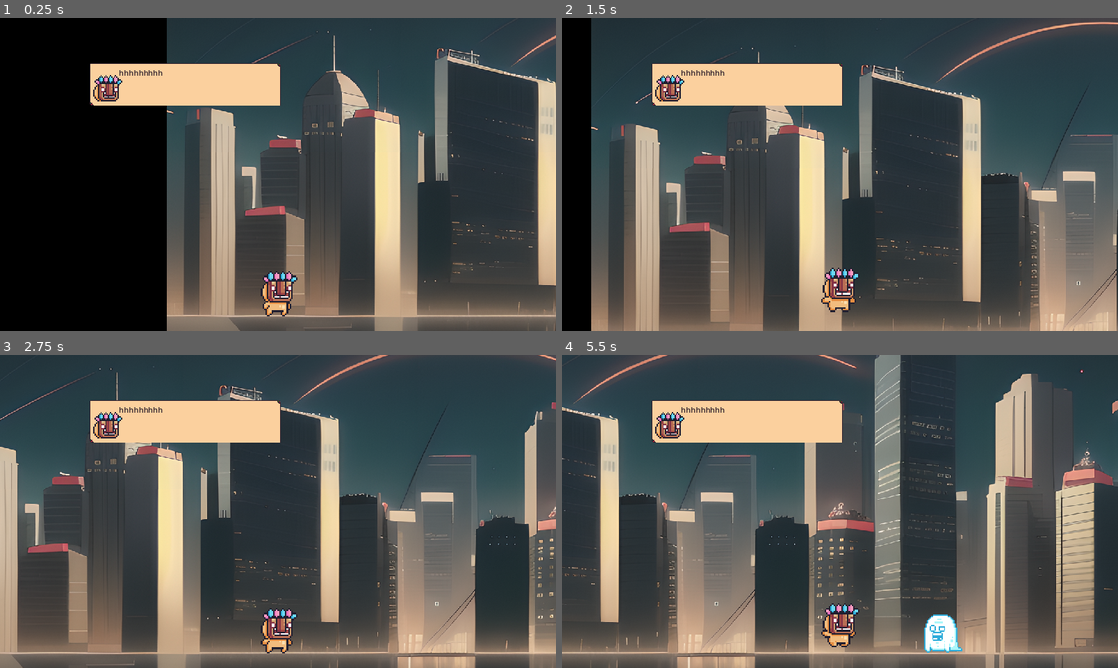
Above: before the commit, frames 1-4 (two rows, left to right).
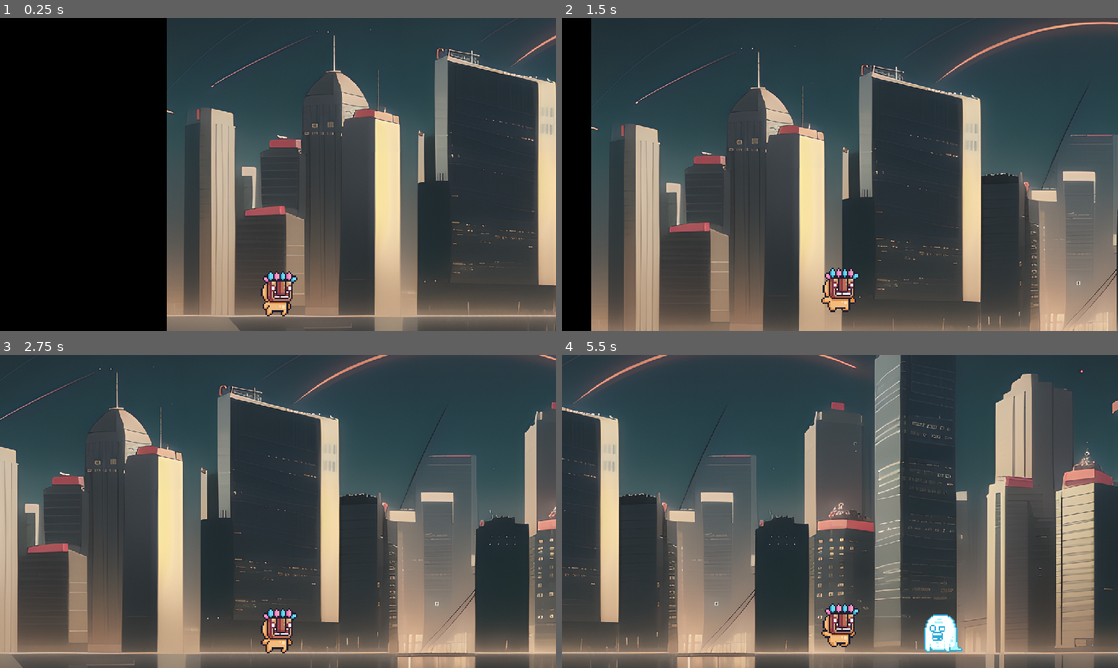
Above: after the commit, the same moments.

Repository: H0a1r1u5/game-project
Game: Godot game, scene res://scenes/starting.tscn
The game is run twice, just before and just after one commit, with the same random seed, the same clock (stepped at 60 frames per second) and the same inputs. This scene is started directly instead of the project's main scene.
Inputs:
- Up to frame 1 (0.25 s): no input
- Up to frame 2 (1.5 s): tap Enter (ui_accept) at 0.5, 1.35 s; hold Enter (ui_accept) 0.53-1.28 s; hold Right (right) from 0.53 s (still down); tap Space (jump) at 0.77 s
- Up to frame 3 (2.75 s): tap Space (jump) at 1.52 s; release Right (right) at 2.03 s; hold A (left) from 2.03 s (still down); hold Enter (ui_accept) from 2.03 s (still down)
- Up to frame 4 (5.5 s): release A (left) at 2.78 s; release Enter (ui_accept) at 2.78 s; hold Right (right) 2.78-4.28 s; tap Enter (ui_accept) at 2.85, 4.35 s; tap Space (jump) at 3.02, 3.77, 4.52 s; hold Enter (ui_accept) 3.53-4.28 s; hold A (left) 4.28-5.03 s; hold Right (right) from 5.03 s (still down); hold Enter (ui_accept) from 5.03 s (still down)

The runs differ from the first frame. In frame 1, 4.6% of the frame differs, in the area x 16-51%, y 14-28%; in frame 2, 4.6%; in frame 3, 4.6%; in frame 4, 4.7%.
Error before the commit: Parse Error: Preload file "res://scenes/mainaveter.png" does not exist. (res://scenes/Codes/dialouagebox.gd:4)

Commit message:
Fixed dialogue

Diff:
--- /dev/null
+++ b/scenes/Codes/actionable.gd
@@ -0,0 +1,10 @@
+extends Area2D
+
+
+@export var dialogue : Node
+
+
+func _player_entered(body):
+	if body.has_meta("player"):
+		print("yep")
+		dialogue.start_dialogue()
--- a/scenes/Codes/dialouagebox.gd
+++ b/scenes/Codes/dialouagebox.gd
@@ -1,45 +1,51 @@
 extends CanvasLayer
 
 const AVATER_MAP = {
-	"main": preload("res://scenes/mainaveter.png"),
-	"ghost": preload("res://scenes/ghostavater.png")
+	"main": preload("res://scenes/assets/mainaveter.png"),
+	"ghost": preload("res://scenes/assets/ghostavater.png")
 }
 
 var dialogues = []
 var current = 0
 
 @onready var constant = $content
-@onready var avater = $Avater
+@onready var avater = $content/Avatar
 
 func _ready():
 	hide_dialogue_box()
-	show_dialogue_box([
-		{avatar="ghost", text="So, you've made it. Impressive... but pointless. You think you’ll find answers here?That you’ll recover what was lost? You’re only running from the truth."},
-		{avatar="main", text= "Who are you? What do you want from me?"},
-		{avatar="ghost", text= "I am you.
-(a mocking smile forms as it circles her slowly, its voice growing darker)
- I am the part of you that you refuse to see—the doubt, the guilt, the fear you try so hard to bury. Do you really think piecing together these silly fragments will fix everything?
-		"},
-		{avatar="main", text="I’m not afraid of the truth! I need to remember! My family is important to me!"}
-		])
 
 
 func _unhandled_input(event):
 	if event.is_action_pressed("ui_accept"):
-		if current + 1 < dialogue.size():
+		if current + 1 < dialogues.size():
 			_show_dialogue(current + 1)
 		else:
 			hide_dialogue_box()
-		get_tree().set_input_as_handled()
 
 func show_dialogue_box(_dialogue):
-	dialogues = _dialogues
-	content.show()
+	dialogues = _dialogue
+	constant.show()
 	_show_dialogue(0)
 
+
+
+func hide_dialogue_box():
+	constant.hide()
 
 func _show_dialogue(index):
 	current = index
 	var dialogue = dialogues[current]
-	content.text = dialogue.text
+	constant.text = dialogue.text
 	avater.texture = AVATER_MAP[dialogue.avatar]
+
+
+func start_dialogue():
+	show_dialogue_box([
+	{avatar="ghost", text="So, you've made it. Impressive... but pointless. You think you’ll find answers here?That you’ll recover what was lost? You’re only running from the truth."},
+	{avatar="main", text= "Who are you? What do you want from me?"},
+	{avatar="ghost", text= "I am you.
+(a mocking smile forms as it circles her slowly, its voice growing darker)
+I am the part of you that you refuse to see—the doubt, the guilt, the fear you try so hard to bury. Do you really think piecing together these silly fragments will fix everything?
+	"},
+	{avatar="main", text="I’m not afraid of the truth! I need to remember! My family is important to me!"}
+	])
--- /dev/null
+++ b/scenes/actionable.tscn
@@ -0,0 +1,15 @@
+[gd_scene load_steps=3 format=3 uid="uid://brf7ehpcl33fq"]
+
+[ext_resource type="Script" path="res://scenes/Codes/actionable.gd" id="1_p8w8k"]
+
+[sub_resource type="CircleShape2D" id="CircleShape2D_ab0l1"]
+radius = 55.0
+
+[node name="Area2D" type="Area2D"]
+position = Vector2(204, 493)
+script = ExtResource("1_p8w8k")
+
+[node name="CollisionShape2D" type="CollisionShape2D" parent="."]
+shape = SubResource("CircleShape2D_ab0l1")
+
+[connection signal="body_entered" from="." to="." method="_player_entered"]
--- a/scenes/main character.tscn
+++ b/scenes/main character.tscn
@@ -337,6 +337,7 @@
 [node name="CharacterBody2D" type="CharacterBody2D"]
 position = Vector2(23, 13)
 script = ExtResource("1_64xl3")
+metadata/player = true
 
 [node name="Sprite2D" type="AnimatedSprite2D" parent="."]
 texture_filter = 1
--- a/scenes/starting.tscn
+++ b/scenes/starting.tscn
@@ -1,10 +1,11 @@
-[gd_scene load_steps=44 format=3 uid="uid://vmndbgo6ld0"]
+[gd_scene load_steps=45 format=3 uid="uid://vmndbgo6ld0"]
 
 [ext_resource type="Texture2D" uid="uid://q44l70jeki3w" path="res://scenes/assets/00001.png" id="1_cdomj"]
 [ext_resource type="Texture2D" uid="uid://dfka2e4molb1p" path="res://scenes/assets/Idle (32x32).png" id="2_o0qm4"]
 [ext_resource type="Script" path="res://scenes/Codes/little A.gd" id="2_tkca2"]
 [ext_resource type="Texture2D" uid="uid://jyknjk6mhpeg" path="res://scenes/assets/Ghost/Idle (44x30).png" id="3_ip18a"]
 [ext_resource type="Texture2D" uid="uid://bet84umxs8ar7" path="res://scenes/assets/Run (32x32).png" id="4_cx0id"]
+[ext_resource type="PackedScene" uid="uid://brf7ehpcl33fq" path="res://scenes/actionable.tscn" id="6_f2b5g"]
 [ext_resource type="PackedScene" uid="uid://d4ns3bprscmwt" path="res://scenes/dialouagebox.tscn" id="6_ohjlb"]
 
 [sub_resource type="AtlasTexture" id="AtlasTexture_mod2r"]
@@ -282,6 +283,7 @@
 [node name="little A" type="CharacterBody2D" parent="."]
 position = Vector2(57, 0)
 script = ExtResource("2_tkca2")
+metadata/player = false
 
 [node name="sprite2D" type="AnimatedSprite2D" parent="little A"]
 texture_filter = 1
@@ -314,6 +316,9 @@
 position = Vector2(303, 493.75)
 shape = SubResource("RectangleShape2D_7mepd")
 
+[node name="Area2D" parent="shade" node_paths=PackedStringArray("dialogue") instance=ExtResource("6_f2b5g")]
+dialogue = NodePath("../../dialouagebox")
+
 [node name="StaticBody2D" type="StaticBody2D" parent="."]
 
 [node name="CollisionShape2D" type="CollisionShape2D" parent="StaticBody2D"]
Not shown, changed: .DS_Store
Not shown, added: scenes/.DS_Store
